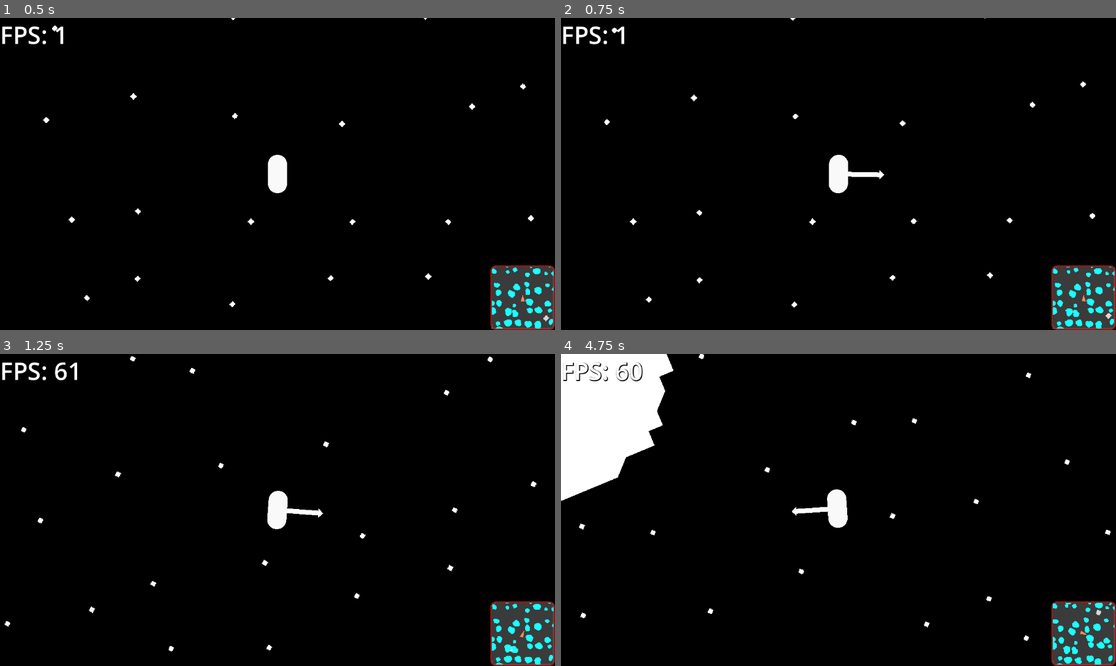
Above: before the commit, frames 1-4 (two rows, left to right).
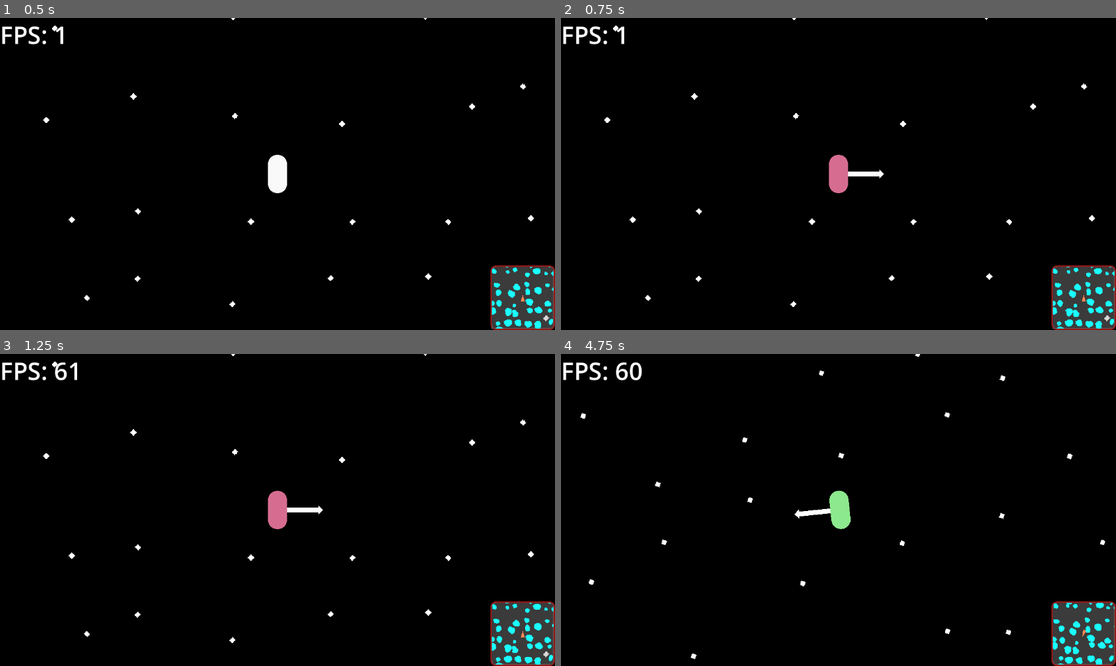
Above: after the commit, the same moments.

Repository: coolspacegame/game
Game: Godot game, scene res://node_2d.tscn
The game is run twice, just before and just after one commit, with the same random seed, the same clock (stepped at 60 frames per second) and the same inputs.
Inputs:
- Up to frame 1 (0.5 s): no input
- Up to frame 2 (0.75 s): tap Enter at 0.5 s; hold D from 0.53 s (still down); hold C from 0.53 s (still down)
- Up to frame 3 (1.25 s): keep holding D; keep holding C
- Up to frame 4 (4.75 s): release D at 1.28 s; release C at 1.28 s; hold A 1.28-2.03 s; tap C at 1.35, 2.85, 4.35 s; hold D 2.03-2.78 s; hold C 2.03-2.78 s; hold W 2.78-3.53 s; hold C 3.53-4.28 s; hold A from 3.53 s (still down)

Frame 1 is identical in both runs. In frame 2, 0.7% of the frame differs, in the area x 7-100%, y 0-98%; in frame 3, 1.1%; in frame 4, 8.0%, in the area x 0-100%, y 0-100%.

Commit message:
Toggle between booster mode and surface-walking mode

Diff:
--- a/node_2d.tscn
+++ b/node_2d.tscn
@@ -49,6 +49,7 @@
 ignore_rotation = false
 
 [connection signal="request_character_movement" from="MinimalInputHandler" to="TheCharacter" method="_on_request_movement"]
+[connection signal="request_character_set_booster_mode" from="MinimalInputHandler" to="TheCharacter" method="_on_set_boosters_enabled"]
 [connection signal="body_transform_updated" from="TheCharacter" to="CanvasLayer/UI" method="_on_character_transform_updated"]
 [connection signal="body_transform_updated" from="TheCharacter" to="TheCamera" method="_on_character_transform_updated"]
 [connection signal="asteroid_mesh_created" from="TheEnvironment" to="CanvasLayer/UI" method="_on_asteroid_mesh_created"]
--- a/scripts/MinimalInputHandler.gd
+++ b/scripts/MinimalInputHandler.gd
@@ -1,13 +1,23 @@
 extends Node
 signal request_character_movement(direction: Vector2i)
+signal request_character_set_booster_mode(enabled: bool)
+
+var _last_booster_key_pressed_state = false
+var _last_booster_enabled_state = true
 
 func _physics_process(_delta: float) -> void:
-	var input_dir_state = Vector2i.ZERO
-	if Input.is_key_pressed(KEY_W):
-		input_dir_state += Vector2i.UP
-	if Input.is_key_pressed(KEY_A):
-		input_dir_state += Vector2i.LEFT
-	if Input.is_key_pressed(KEY_D):
-		input_dir_state += Vector2i.RIGHT
+    var input_dir_state = Vector2i.ZERO
+    if Input.is_key_pressed(KEY_W):
+        input_dir_state += Vector2i.UP
+    if Input.is_key_pressed(KEY_A):
+        input_dir_state += Vector2i.LEFT
+    if Input.is_key_pressed(KEY_D):
+        input_dir_state += Vector2i.RIGHT
 
-	request_character_movement.emit(input_dir_state)
+    request_character_movement.emit(input_dir_state)
+
+    if Input.is_key_pressed(KEY_C) and not _last_booster_key_pressed_state:
+        _last_booster_enabled_state = !_last_booster_enabled_state
+        request_character_set_booster_mode.emit(_last_booster_enabled_state)
+
+    _last_booster_key_pressed_state = Input.is_key_pressed(KEY_C)
--- a/scripts/TheCharacter.gd
+++ b/scripts/TheCharacter.gd
@@ -1,5 +1,7 @@
 extends Node2D
 class_name TheCharacter
+
+const CollisionConstants = preload("res://scripts/CollisionConstants.gd")
 
 ## This signal is emitted when the internal physics body (RigidBody2D) changes its transform.
 ## Primarily position and rotation are used, though scale could also be used.
@@ -8,9 +10,13 @@
 ## The state of the last requested input movement (one of four directions, or zero)
 var _requested_movement := Vector2i.ZERO
 
+## The state of the boosters, as most recently requested
+var _boosters_enabled := true
+
 ## asteroids that are detected within the radius of the $ProximityDetector node
 var _nearby_asteroids: Dictionary[RID, Asteroid] = {}
 
+## Whether to show the arrows that indicate player acceleration/torque in space (when boosters are on)
 var _show_debug_indicators = true
 
 ## Scale of the gravititational force from asteroids on the character
@@ -24,15 +30,18 @@
 const DEBUG_INDICATOR_ARROW_TIP_SIZE = 10.0
 const BOOSTERS_ENABLED_COLOR: Color = Color.LIGHT_GREEN
 const BOOSTERS_DISABLED_COLOR: Color = Color.PALE_VIOLET_RED
+const WALKING_SPEED = 250.0
 
 ## This is for incoming signals to notify this script to set the "boosters enabled" state
 ## This should probably be replaced once a Skelly player/game state is integrated,
 ## and there are distinct "On asteroid" and "in space" states
-func _on_set_boosters_enabled(enabled:bool) -> void:
+func _on_set_boosters_enabled(enabled: bool) -> void:
     if enabled:
         $RenderMesh.self_modulate = BOOSTERS_ENABLED_COLOR
     else:
         $RenderMesh.self_modulate = BOOSTERS_DISABLED_COLOR
+
+    _boosters_enabled = enabled
 
 # (TODO update this comment once "walking" mode is implemented)
 ## This is intended for incoming signals to notify this object that the player is requesting movement with the given direction.
@@ -58,7 +67,7 @@
             _nearby_asteroids.erase(body.get_rid())
 
 
-func _physics_process(_delta: float) -> void:
+func _physics_process(delta: float) -> void:
 
 
     # in this section we are seeking the strongest gravitational pull of the nearby asteroids,
@@ -103,11 +112,11 @@
         angle_delta = angle_delta + 2*PI
 
     # only apply input force/torque if there is requested movement
-    var should_apply_player_input = _requested_movement != Vector2i.ZERO
+    var boosters_are_active = _requested_movement != Vector2i.ZERO and _boosters_enabled
 
-    # if we are not receiving a direct request for movement/acceleration, then apply force/torque due to gravity and the automatic rotation to
+    # if boosters are not active, then apply force/torque due to gravity and the automatic rotation to
     # orient towards the asteroid
-    if not should_apply_player_input:
+    if not boosters_are_active:
         var torque_spring_component = AUTOMATIC_ROTATION_TORQUE_SPRING_CONSTANT * angle_delta
         var torque_damping_component = AUTOMATIC_ROTATION_TORQUE_DAMPING_CONSTANT * character_body.angular_velocity
         var automatic_rotation_torque = -torque_spring_component - torque_damping_component
@@ -115,13 +124,34 @@
 
         character_body.apply_torque(scaled_automatic_rotation_torque)
         character_body.apply_central_force(strongest_gravity_force)
+    else:
+        # apply the force and torque as requested, presumably as a signal from the player input controller
+        var requested_movement_force := REQUESTED_MOVEMENT_FORCE_SCALE * _requested_movement.y * Vector2.DOWN.rotated(character_body.rotation)
+        var requested_movement_torque := REQUESTED_MOVEMENT_TORQUE_SCALE * _requested_movement.x
+        character_body.apply_central_force(requested_movement_force)
+        character_body.apply_torque(requested_movement_torque)
 
+    # if we are not in booster mode at all, then attempt to walk on the surface of the asteroid
+    if not _boosters_enabled:
+        # now we are going to check for the surface normal under the character, in order to move along the surface
+        var space_rid := get_world_2d().space
+        var space_state := PhysicsServer2D.space_get_direct_state(space_rid)
+        var character_size := ($PhysicsBody/CollisionShape2D as CollisionShape2D).shape.get_rect().size
+        var character_extent_y := character_size.y / 2
 
-    # apply the force and torque as requested, presumably as a signal from the player input controller
-    var requested_movement_force := REQUESTED_MOVEMENT_FORCE_SCALE * _requested_movement.y * Vector2.DOWN.rotated(character_body.rotation)
-    var requested_movement_torque := REQUESTED_MOVEMENT_TORQUE_SCALE * _requested_movement.x
-    character_body.apply_central_force(requested_movement_force)
-    character_body.apply_torque(requested_movement_torque)
+        var cast_from := character_body.position
+        var cast_to := cast_from + character_body.transform.basis_xform(Vector2.DOWN) * character_extent_y * 1.5
+        var collision_mask = CollisionConstants.ASTEROID
+
+        var ray_query := PhysicsRayQueryParameters2D.create(cast_from, cast_to, collision_mask)
+        var query_result := space_state.intersect_ray(ray_query)
+
+        # if the query result dictionary has entries, then there was a hit
+        if query_result.size() > 0:
+            var surface_normal := (query_result.normal as Vector2).normalized()
+            var surface_tangent := surface_normal.rotated(PI / 2)
+
+            character_body.position += delta * WALKING_SPEED * _requested_movement.x * surface_tangent
 
     # send the signal out that will notify other nodes that the character has moved
     body_transform_updated.emit(character_body.global_transform)
@@ -130,6 +160,7 @@
     var character_mesh := $RenderMesh as MeshInstance2D
     var character_proximity_detector = $ProximityDetector as Area2D
 
+    # update the other children to match that of the rigid body
     character_mesh.transform = character_body.transform
     character_proximity_detector.transform = character_body.transform
 
